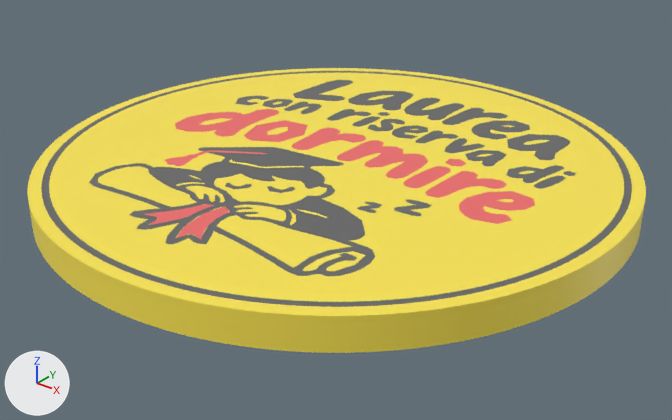
The glTF model public/products/sottobicchiere-laurea-con-riserva.glb, before and after one commit.
Before and after are seen from a 50 mm lens placed at (0.0682, -0.0854, 0.0494), pointed at (0.0013, -0.0017, -0.0025). Lighting does not change. The marker at lower left points along +X, +Y and +Z. The picture after the commit comes second. Where no turn or scale is listed for an object, it has been applied to the vertices. Vertices at exactly the same position are counted once.

In view in the first picture: 'coaster_accent', 'coaster_base', 'coaster_ink'.
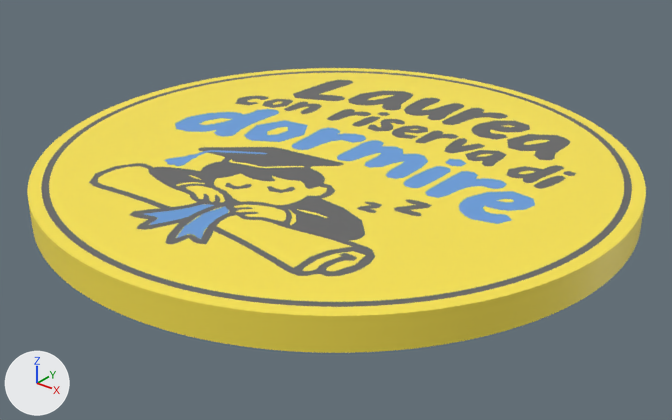
The change, as a diff of the scene's bpy script:
```diff
--- a/public/products/sottobicchiere-laurea-con-riserva.glb.py
+++ b/public/products/sottobicchiere-laurea-con-riserva.glb.py
@@ me_coaster_accent @@
 me_coaster_accent.from_pydata(...)  # 772 vertices, 1512 faces; spans x -0.0253..0.0264, y -0.0281..0.009, z 0.0034..0.004
 # used by ob_coaster_accent; location = (0.0, 0.0, 0.0)
+# me_coaster_accent part 1: 1512 faces centred in x -0.0251..0.0263, y -0.0281..0.0088, z 0.0034..0.004 are repainted in the vertex colours; the middle colour goes from red #ef6c6c to blue #699fdd
 me_coaster_accent.materials.append(mat_defaultmaterial_002)
```

Pixel boxes (x1, y1, x2, y2) of what changed, in the pictures (672 x 420 px):
part 1 of me_coaster_accent, recoloured (red to blue): (145, 109, 535, 239) in both
